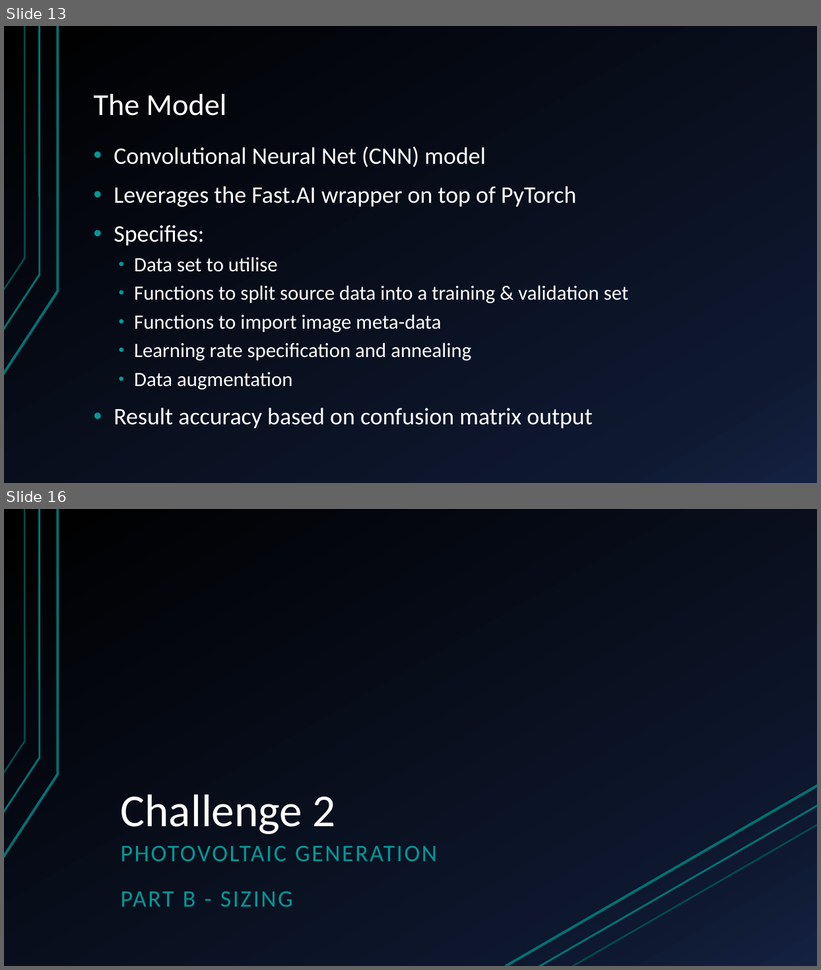
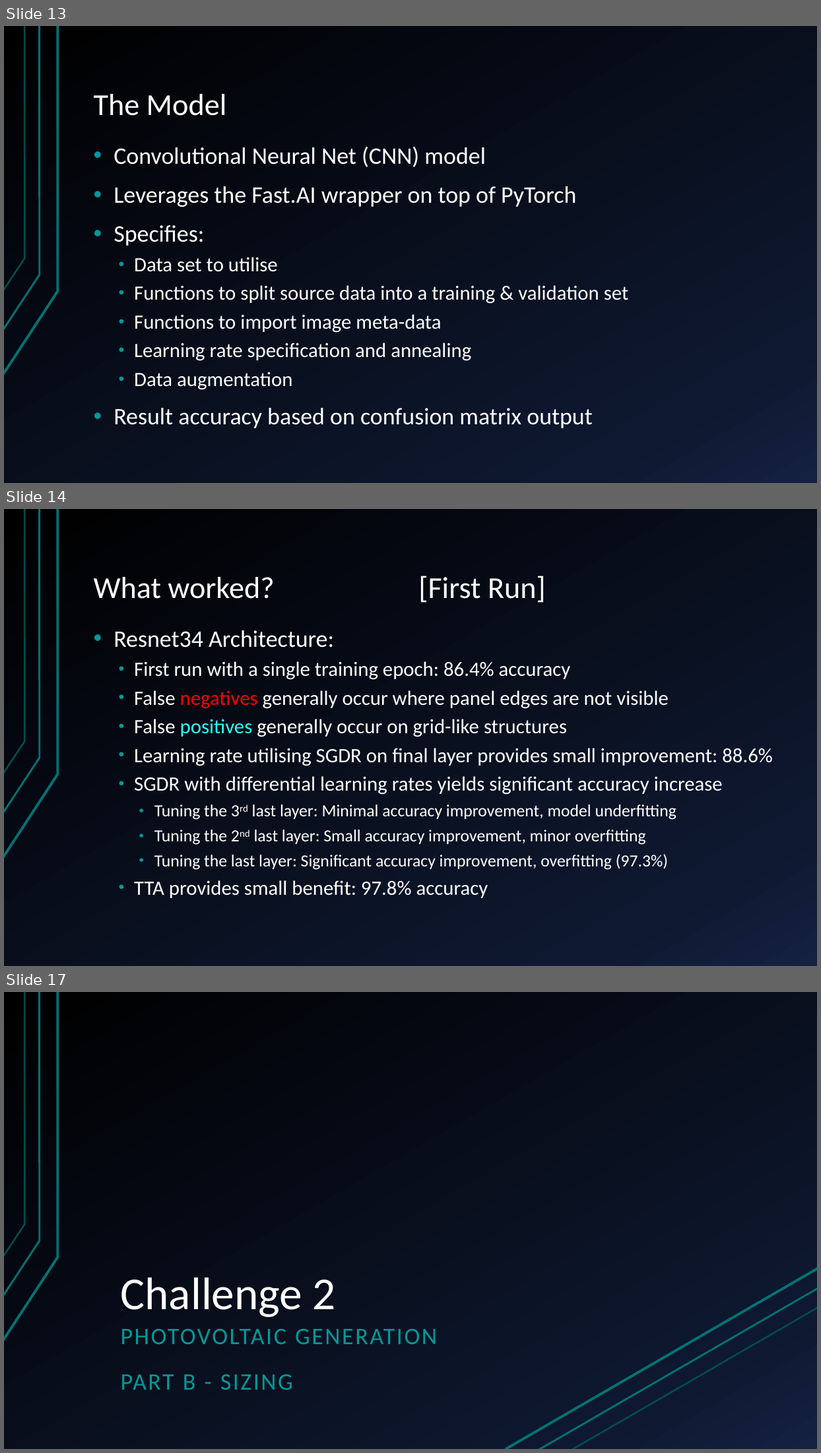
Before and after one commit to sofiary/teamunicornn, a slide deck: Western Power Hack-a-Gig Presentation.pptx. Shown one above the other, each under a label of ours: slides 13 and 16 before the commit, slides 13, 14 and 17 after it; the slides between them are not shown. The pictures are 821x970 and 821x1453 pixels, drawn with LibreOffice and Linux fonts; fonts in the diff are those of the drawing. Boxes give left, top, right and bottom in pixels: in the first picture for what was removed or moved away, otherwise in the second. Text is boxed around its words. In the diff, an @@ line names an element or a change of style, - is before the commit and + after.

```diff
--- a/Western Power Hack-a-Gig Presentation.pptx
+++ b/Western Power Hack-a-Gig Presentation.pptx
@@ slide 14 added at bbox=[4, 509, 817, 966], background gradient #000000 to #0F1931 to #142242; not listed: 3 template elements that a slide beside it also shows @@
@@ title added at bbox=[94, 576, 546, 603], 36 pt, text #FFFFFF @@
+What worked? [First Run]
@@ text added at bbox=[114, 630, 773, 898], 24 pt, text #FFFFFF @@
+• Resnet34 Architecture:
+  • First run with a single training epoch: 86.4% accuracy
+  • False negatives generally occur where panel edges are not visible
+  • False positives generally occur on grid-like structures
+  • Learning rate utilising SGDR on final layer provides small improvement: 88.6%
+  • SGDR with differential learning rates yields significant accuracy increase
+    • Tuning the 3rd last layer: Minimal accuracy improvement, model underfitting
+    • Tuning the 2nd last layer: Small accuracy improvement, minor overfitting
+    • Tuning the last layer: Significant accuracy improvement, overfitting (97.3%)
+  • TTA provides small benefit: 97.8% accuracy
@@ what was slide 16 is now slide 17 @@
```
Also in this commit, not shown: 1 slide changed, 1 other slide added, 1 slide removed, 2 other files.
